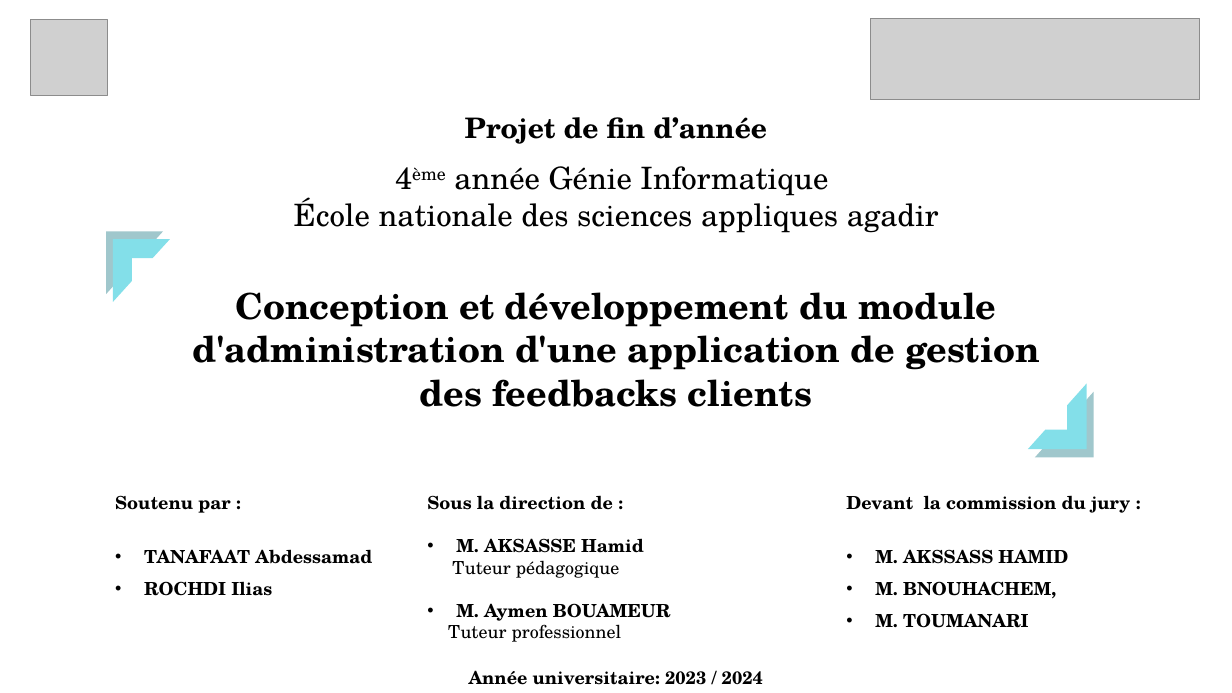
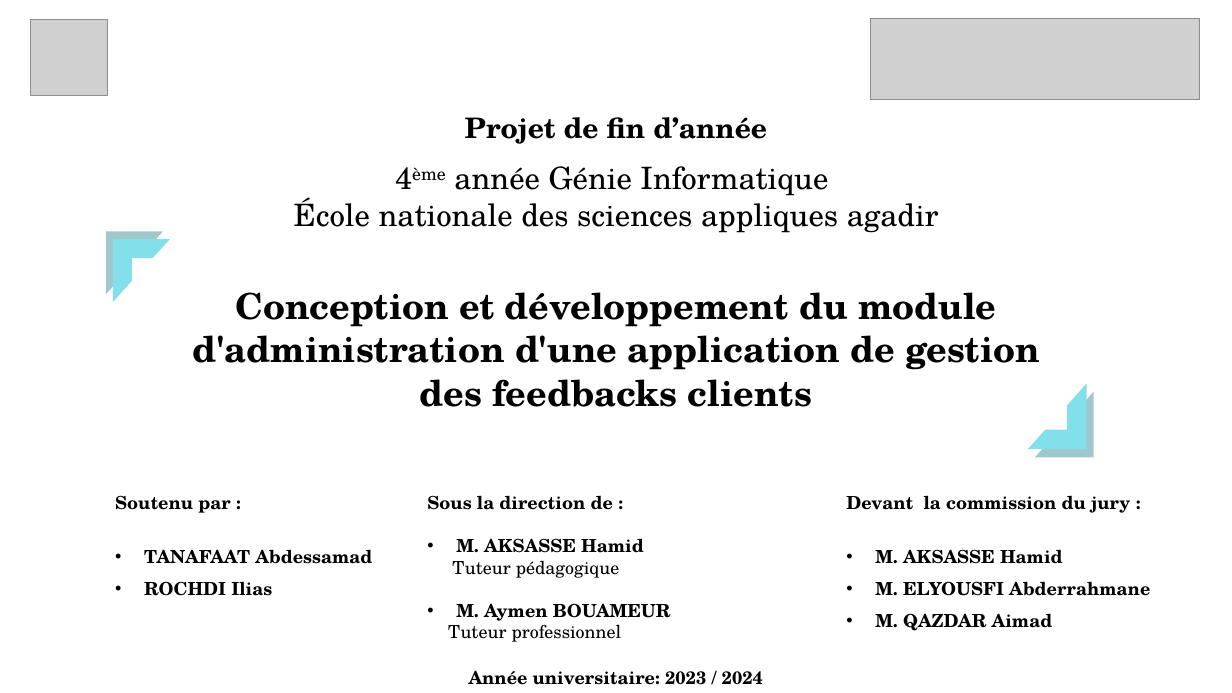
Before and after one commit to abdessamadtanafaat/AdminDashboard, a slide deck: slide 1 of PRESENTATION PFA/Presentatin PFA .pptx. Drawn at 1232x693 pixels with LibreOffice and Linux fonts; fonts in the diff are those of the drawing; grey boxes stand for pictures. Boxes give left, top, right and bottom in pixels: in the first picture for what was removed or moved away, otherwise in the second. Text is boxed around its words. In the diff, an @@ line names an element or a change of style, - is before the commit and + after.

```diff
--- a/PRESENTATION PFA/Presentatin PFA .pptx
+++ b/PRESENTATION PFA/Presentatin PFA .pptx
@@ text at [875,549,1150,631]: text changed @@
-• M. AKSSASS HAMID
-• M. BNOUHACHEM,
-• M. TOUMANARI
+• M. AKSASSE Hamid
+• M. ELYOUSFI Abderrahmane
+• M. QAZDAR Aimad
```
Also in this commit, not shown: 24 other slides changed, 13 slides added.
